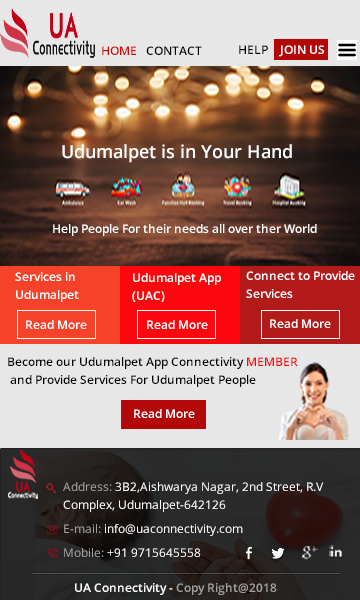
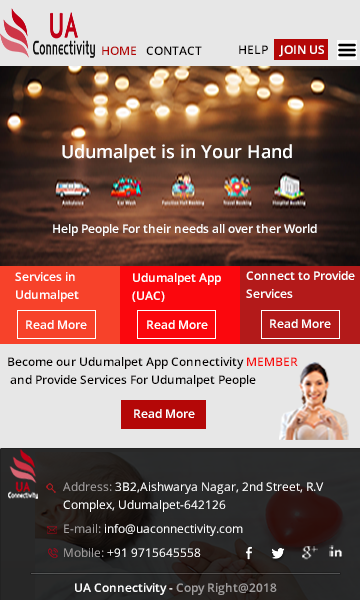
Layer changes from the first 360x600 image to the second:
painted on "HOME" over [102, 46, 136, 55]
